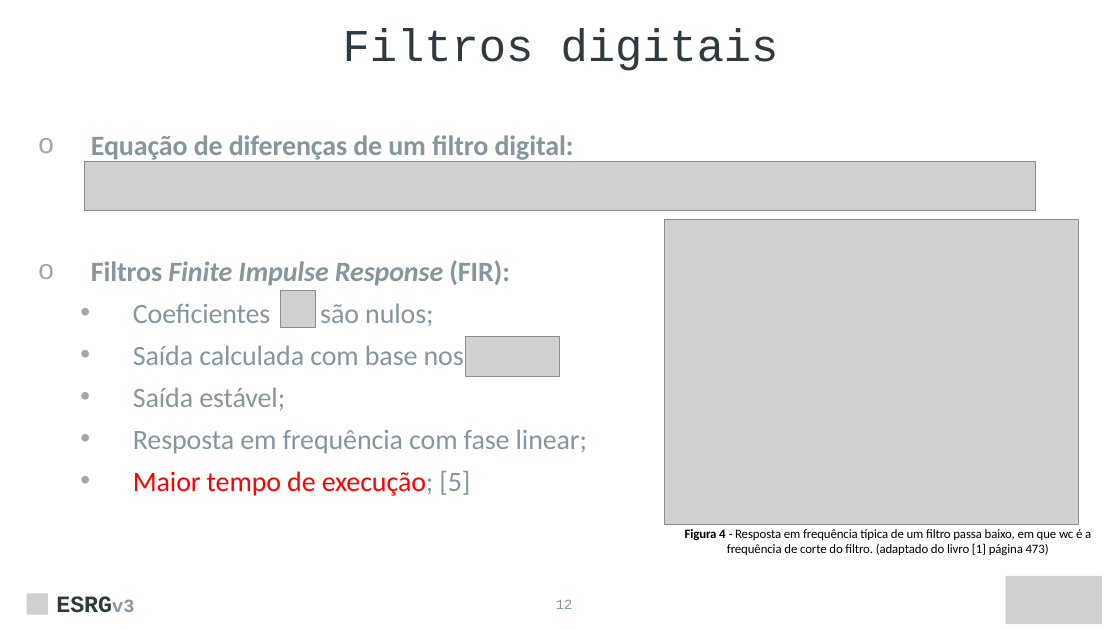
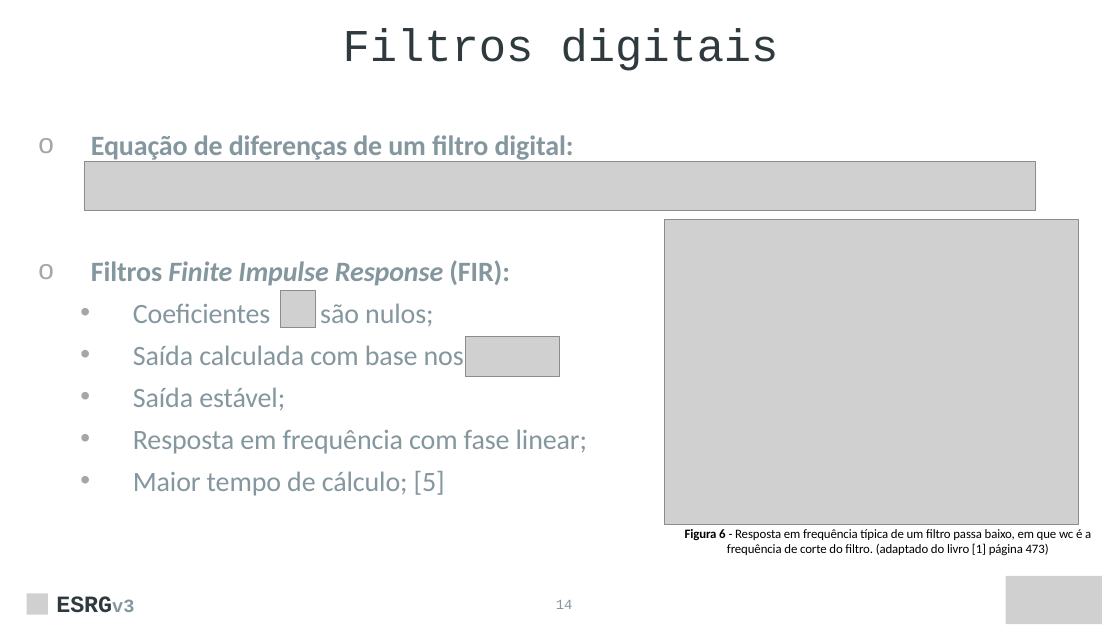
Before and after one commit to ESRGgroup9/oscilloscope_fpga, a slide deck: slide 14 of doc/presentations/first_presentation_20_4.pptx (slide 12 before the commit). Drawn at 1120x630 pixels with LibreOffice and Linux fonts; fonts in the diff are those of the drawing; grey boxes stand for pictures. Boxes give left, top, right and bottom in pixels: in the first picture for what was removed or moved away, otherwise in the second. Text is boxed around its words. In the diff, an @@ line names an element or a change of style, - is before the commit and + after.

```diff
--- a/doc/presentations/first_presentation_20_4.pptx
+++ b/doc/presentations/first_presentation_20_4.pptx
@@ text at [133, 471, 445, 496]: text changed; text colour #FF0000 to #84979F @@
-  • Maior tempo de execução; [5]
+  • Maior tempo de cálculo; [5]
@@ text at [685, 529, 1091, 555]: text changed @@
-  Figura 4 - Resposta em frequência típica de um filtro passa baixo, em que wc é a frequência de corte do filtro. (adaptado do livro [1] página 473)
+  Figura 6 - Resposta em frequência típica de um filtro passa baixo, em que wc é a frequência de corte do filtro. (adaptado do livro [1] página 473)
@@ page number at [556, 600, 573, 609]: text changed @@
-12
+14
```
Also in this commit, not shown: 14 other slides changed, 1 slide added, 2 other files.
